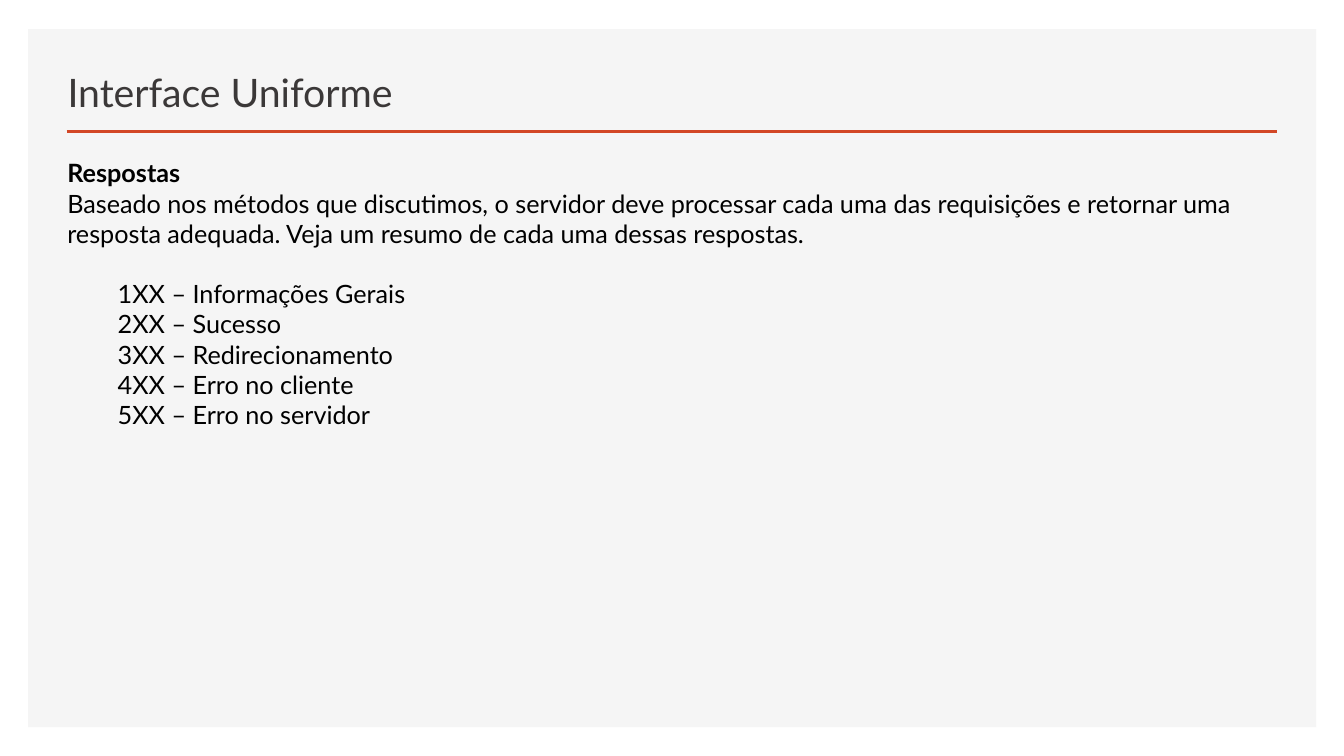
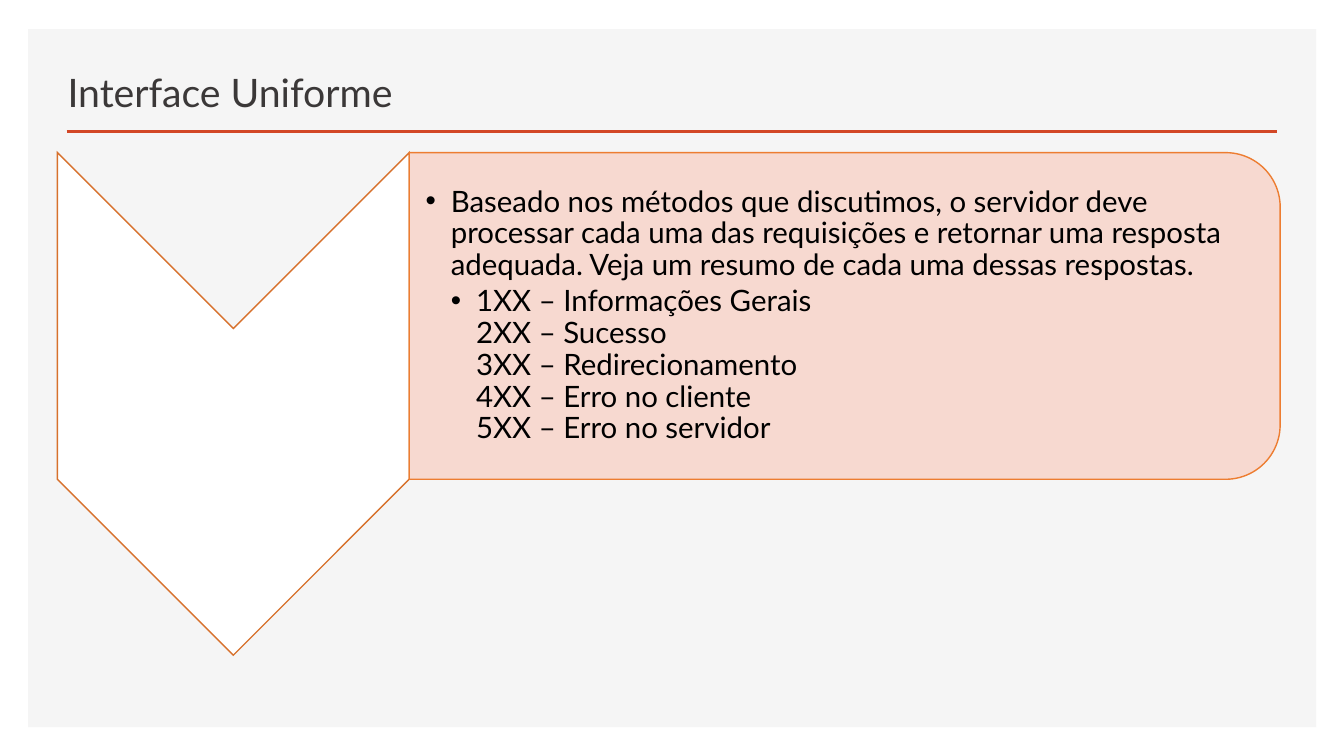
Before and after one commit to govinda777/Curso_Web_API_DOC, a slide deck: slide 7 of Curso Web API Parte 1.pptx. Drawn at 1344x756 pixels with LibreOffice and Linux fonts; fonts in the diff are those of the drawing. Boxes give left, top, right and bottom in pixels: in the first picture for what was removed or moved away, otherwise in the second. Text is boxed around its words. In the diff, an @@ line names an element or a change of style, - is before the commit and + after.

```diff
--- a/Curso Web API Parte 1.pptx
+++ b/Curso Web API Parte 1.pptx
@@ chevron added at (57, 152, 409, 655), fill #FFFFFF, outline #D7712C 1 pt @@
@@ text at (67, 163, 180, 187): paragraph removed @@
-Respostas
@@ text "Baseado nos métodos que discutimos, ...": place and size @@
-text "Baseado nos métodos que discutimos, ..." at (67, 163, 1230, 425)
+text "Baseado nos métodos que discutimos, ..." at (451, 190, 1221, 439)
@@ text "Baseado nos métodos que discutimos, ..." at (451, 190, 1221, 439): size 18 to 21 pt; bullet none to ••; list level 1 to 2 in "Baseado nos métodos que discutimos, ..."; line spacing 1 to 0.9; list level 2 to 3 in "1XX – Informações Gerais 2XX ..."; vertical alignment top to middle @@
@@ round same rect added at (409, 152, 1280, 479), fill #F8D7CE at 90% opacity, outline #ED7D31 1 pt @@
```
Also in this commit, not shown: 2 other slides changed, 1 slide added, 2 slides removed, 2 other files.
